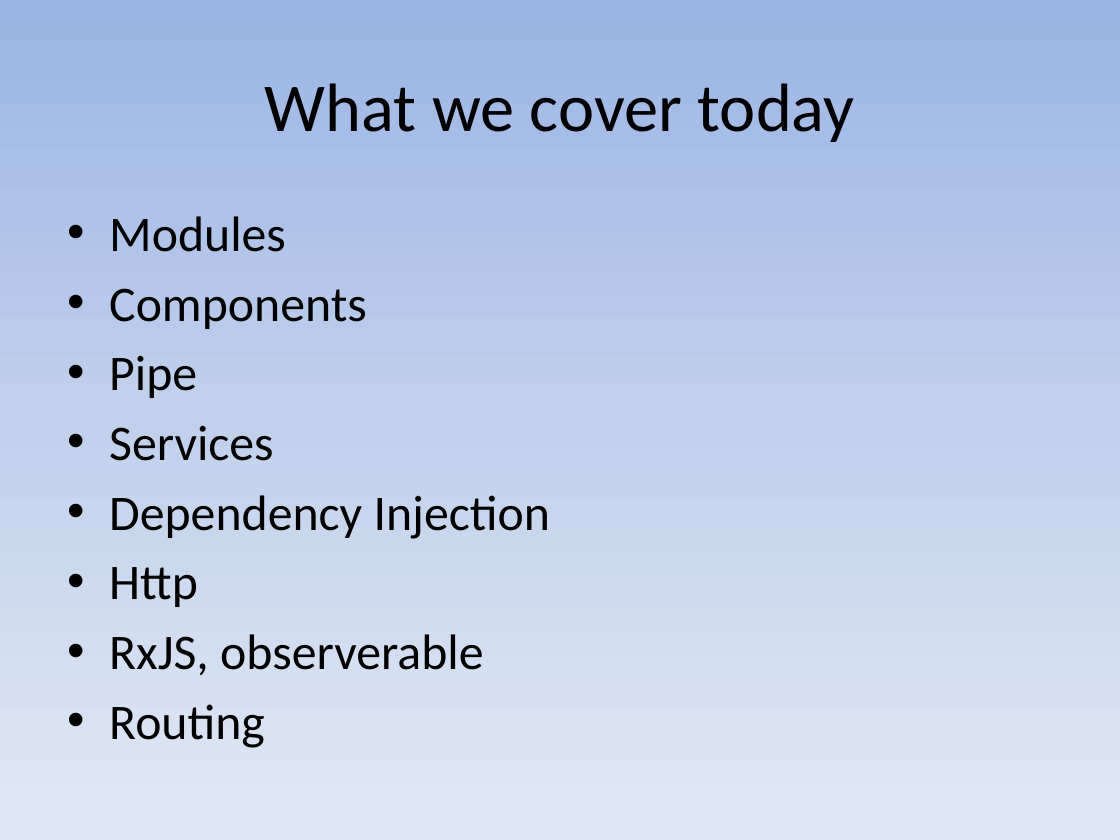
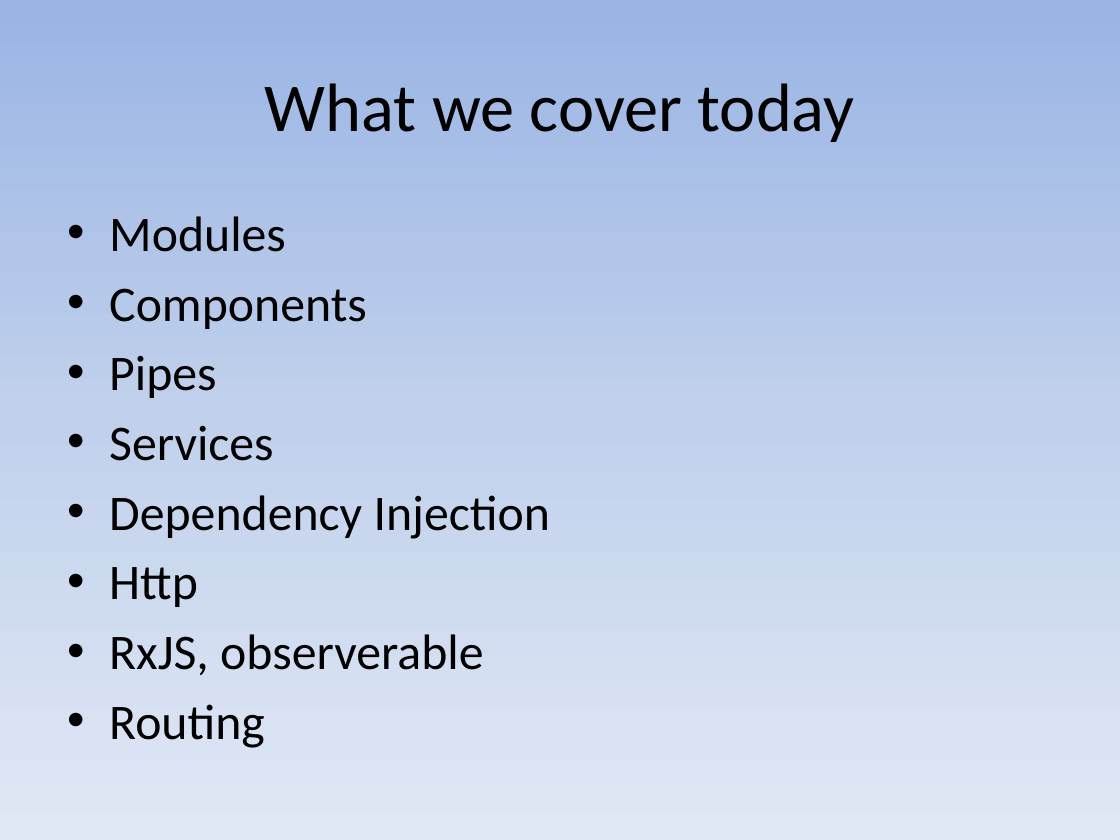
Before and after one commit to mayuanyang/HelloAngular2, a slide deck: slide 4 of angular2.pptx. Drawn at 1120x840 pixels with LibreOffice and Linux fonts; fonts in the diff are those of the drawing. Boxes give left, top, right and bottom in pixels: in the first picture for what was removed or moved away, otherwise in the second. Text is boxed around its words. In the diff, an @@ line names an element or a change of style, - is before the commit and + after.

```diff
--- a/angular2.pptx
+++ b/angular2.pptx
@@ text at (109,355,216,398): text changed @@
-• Pipe
+• Pipes
```
Also in this commit, not shown: 4 other slides changed, 2 slides added, 7 other files.
